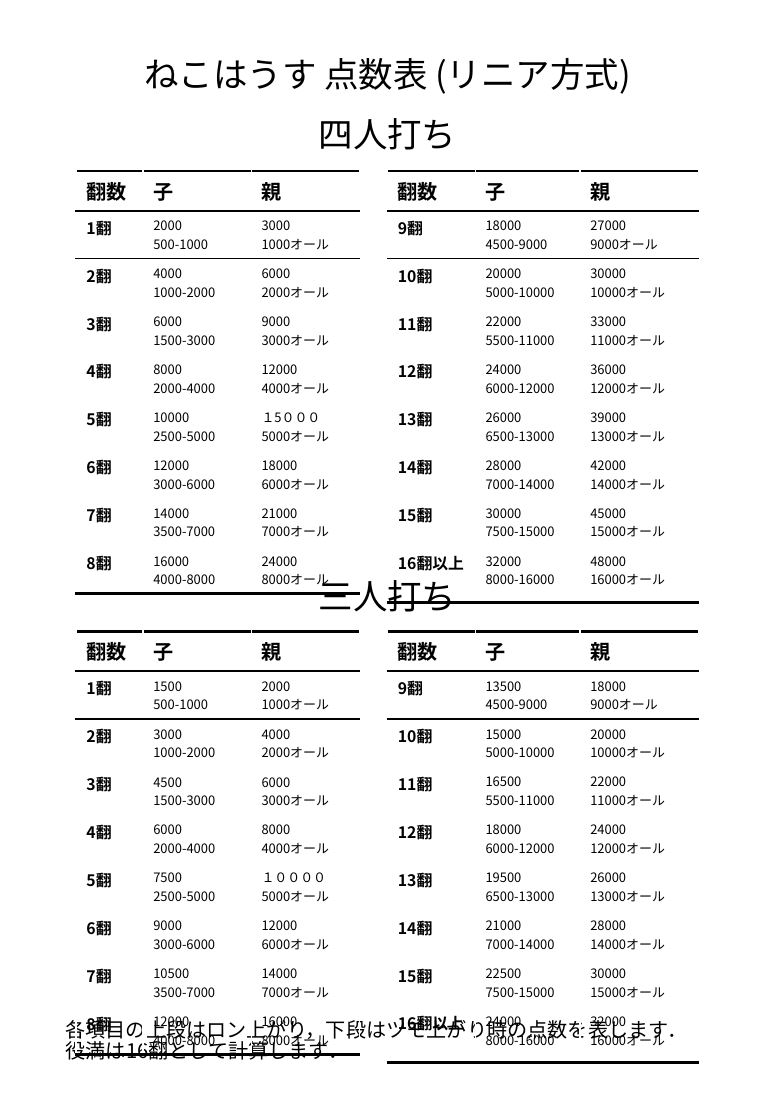
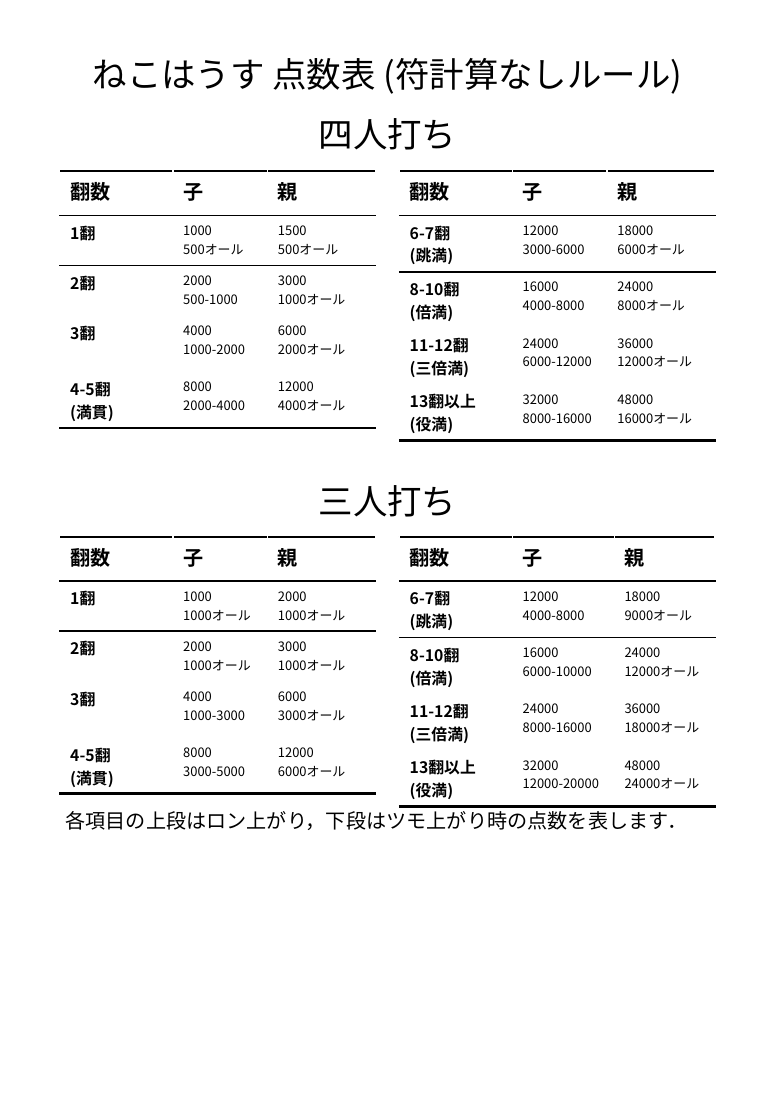
Before and after one commit to nkhrlab/neko-house, a slide deck: slide 15 of rules.pptx. Drawn at 775x1120 pixels with LibreOffice and Linux fonts; fonts in the diff are those of the drawing. Boxes give left, top, right and bottom in pixels: in the first picture for what was removed or moved away, otherwise in the second. Text is boxed around its words. In the diff, an @@ line names an element or a change of style, - is before the commit and + after.

Commit message:
ルール変更

```diff
--- a/rules.pptx
+++ b/rules.pptx
@@ title at (93,58,683,94): text changed @@
-ねこはうす 点数表 (リニア方式)
+ねこはうす 点数表 (符計算なしルール)
@@ table at (60,170,376,425) @@
-row 2: 1翻 | 2000 / 500-1000 | 3000 / 1000オール
-row 3: 2翻 | 4000 / 1000-2000 | 6000 / 2000オール
-row 4: 3翻 | 6000 / 1500-3000 | 9000 / 3000オール
-row 5: 4翻 | 8000 / 2000-4000 | 12000 / 4000オール
-row 6: 5翻 | 10000 / 2500-5000 | １5０００ / 5000オール
-row 7: 6翻 | 12000 / 3000-6000 | 18000 / 6000オール
-row 8: 7翻 | 14000 / 3500-7000 | 21000 / 7000オール
-row 9: 8翻 | 16000 / 4000-8000 | 24000 / 8000オール
+row 2: 1翻 | 1000 / 500オール | 1500 / 500オール
+row 3: 2翻 | 2000 / 500-1000 | 3000 / 1000オール
+row 4: 3翻 | 4000 / 1000-2000 | 6000 / 2000オール
+row 5: 4-5翻 / (満貫) | 8000 / 2000-4000 | 12000 / 4000オール
@@ table: place and size @@
-table at (76,170,361,590)
+table at (60,170,376,425)
@@ table at (400,170,716,437) @@
-row 2: 9翻 | 18000 / 4500-9000 | 27000 / 9000オール
-row 3: 10翻 | 20000 / 5000-10000 | 30000 / 10000オール
-row 4: 11翻 | 22000 / 5500-11000 | 33000 / 11000オール
-row 5: 12翻 | 24000 / 6000-12000 | 36000 / 12000オール
-row 6: 13翻 | 26000 / 6500-13000 | 39000 / 13000オール
-row 7: 14翻 | 28000 / 7000-14000 | 42000 / 14000オール
-row 8: 15翻 | 30000 / 7500-15000 | 45000 / 15000オール
-row 9: 16翻以上 | 32000 / 8000-16000 | 48000 / 16000オール
+row 2: 6-7翻 / (跳満) | 12000 / 3000-6000 | 18000 / 6000オール
+row 3: 8-10翻 / (倍満) | 16000 / 4000-8000 | 24000 / 8000オール
+row 4: 11-12翻 / (三倍満) | 24000 / 6000-12000 | 36000 / 12000オール
+row 5: 13翻以上 / (役満) | 32000 / 8000-16000 | 48000 / 16000オール
@@ table: place and size @@
-table at (388,170,699,589)
+table at (400,170,716,437)
@@ text "三人打ち" rewrapped from (319,575,457,612) to (319,485,457,517) @@
@@ table at (60,536,376,791) @@
-row 2: 1翻 | 1500 / 500-1000 | 2000 / 1000オール
-row 3: 2翻 | 3000 / 1000-2000 | 4000 / 2000オール
-row 4: 3翻 | 4500 / 1500-3000 | 6000 / 3000オール
-row 5: 4翻 | 6000 / 2000-4000 | 8000 / 4000オール
-row 6: 5翻 | 7500 / 2500-5000 | １００００ / 5000オール
-row 7: 6翻 | 9000 / 3000-6000 | 12000 / 6000オール
-row 8: 7翻 | 10500 / 3500-7000 | 14000 / 7000オール
-row 9: 8翻 | 12000 / 4000-8000 | 16000 / 8000オール
+row 2: 1翻 | 1000 / 1000オール | 2000 / 1000オール
+row 3: 2翻 | 2000 / 1000オール | 3000 / 1000オール
+row 4: 3翻 | 4000 / 1000-3000 | 6000 / 3000オール
+row 5: 4-5翻 / (満貫) | 8000 / 3000-5000 | 12000 / 6000オール
@@ table: place and size @@
-table at (76,631,361,1053)
+table at (60,536,376,791)
@@ table added at (400,536,716,803), 5 rows, 3 columns @@
+翻数 | 子 | 親
+6-7翻 / (跳満) | 12000 / 4000-8000 | 18000 / 9000オール
+8-10翻 / (倍満) | 16000 / 6000-10000 | 24000 / 12000オール
+11-12翻 / (三倍満) | 24000 / 8000-16000 | 36000 / 18000オール
+13翻以上 / (役満) | 32000 / 12000-20000 | 48000 / 24000オール
@@ table removed at (388,631,699,1050), 9 rows, 3 columns @@
-翻数 | 子 | 親
-9翻 | 13500 / 4500-9000 | 18000 / 9000オール
-10翻 | 15000 / 5000-10000 | 20000 / 10000オール
-11翻 | 16500 / 5500-11000 | 22000 / 11000オール
-12翻 | 18000 / 6000-12000 | 24000 / 12000オール
-13翻 | 19500 / 6500-13000 | 26000 / 13000オール
-14翻 | 21000 / 7000-14000 | 28000 / 14000オール
-15翻 | 22500 / 7500-15000 | 30000 / 15000オール
-16翻以上 | 24000 / 8000-16000 | 32000 / 16000オール
@@ text at (66,807,688,830): text changed @@
-各項目の上段はロン上がり，下段はツモ上がり時の点数を表します．
-役満は16翻として計算します．
+各項目の上段はロン上がり，下段はツモ上がり時の点数を表します．
```
Also in this commit, not shown: 12 other slides changed, 2 other files.
